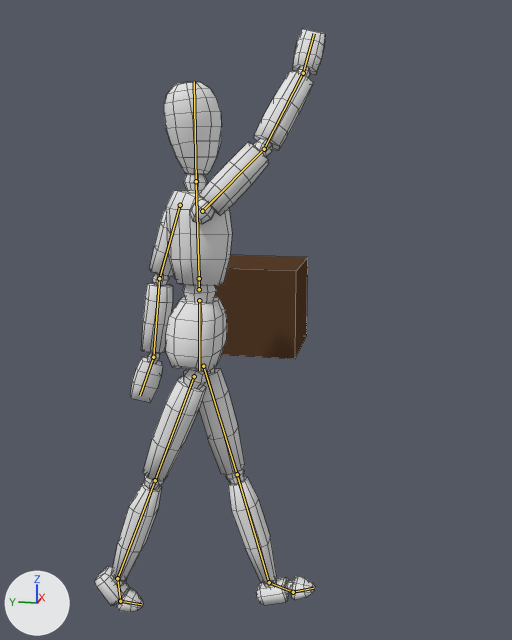
Two versions of the Blender file Assets/Nathan/mannequins/shinytextured.blend, one commit apart.
Camera for both pictures: a camera (50 mm lens) standing at (-12.62, -3.63, 9.42) and looking at (1.82, -0.74, 5.81). The lights are fixed; the arrows at lower left show +X, +Y and +Z. Both versions are drawn at frame 10 of the action 'Stab'; the numbers are the values there. The bones that bend it are drawn over the model as lines. Mesh edges are drawn as thin lines.
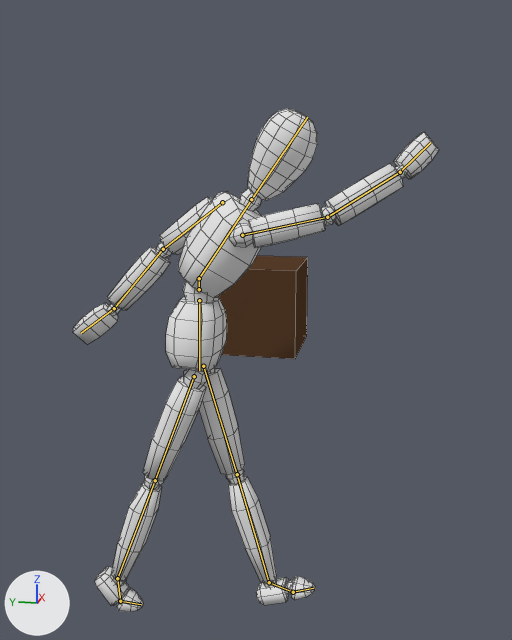
Edits to the scene script, one JSON object a line:
```json
{"block": "bone_spine", "where": "bone_spine = bpy.data.objects['Armature'].pose.bones['Spine']  # child of 'CoG'"}
{"op": "set", "path": "bone_spine.rotation_quaternion", "old": "(0.96, 0.0, 0.28, 0.0)", "new": "(0.916, 0.289, 0.267, 0.084)", "note": "degrees (0, 33, 0) -> degrees (40, 26, 20)"}
```

What differs and where, as boxes [x1, y1, x2, y2] in the pictures (512 x 640 px):
```json
{"object": "Cube.002", "change": "posed", "before": [95, 29, 325, 612], "after": [73, 109, 439, 612], "on screen": "59% wider, 14% shorter"}
{"bone": "Spine", "before": "(199, 278) to (196, 181)", "after": "(199, 278) to (251, 199)"}
```
